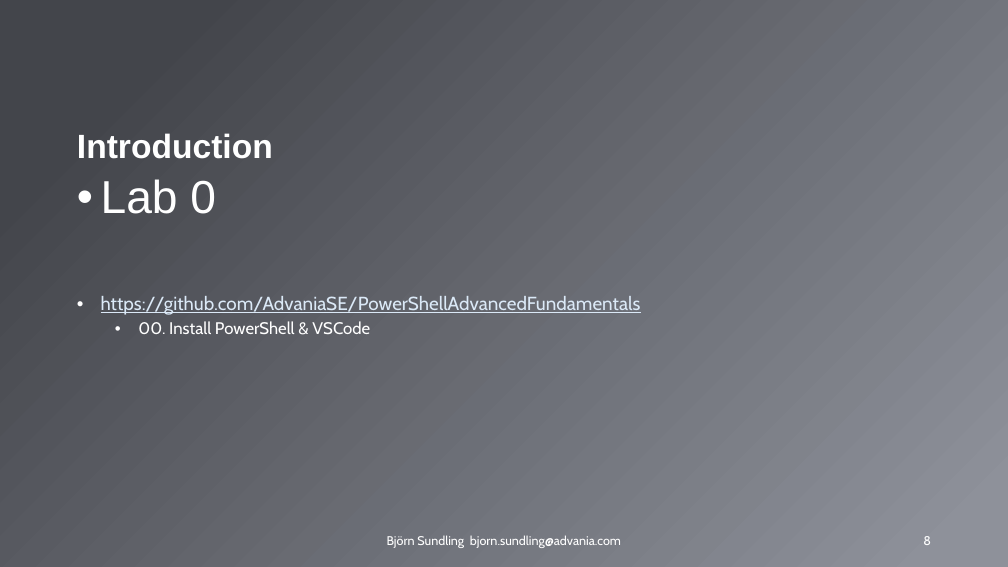
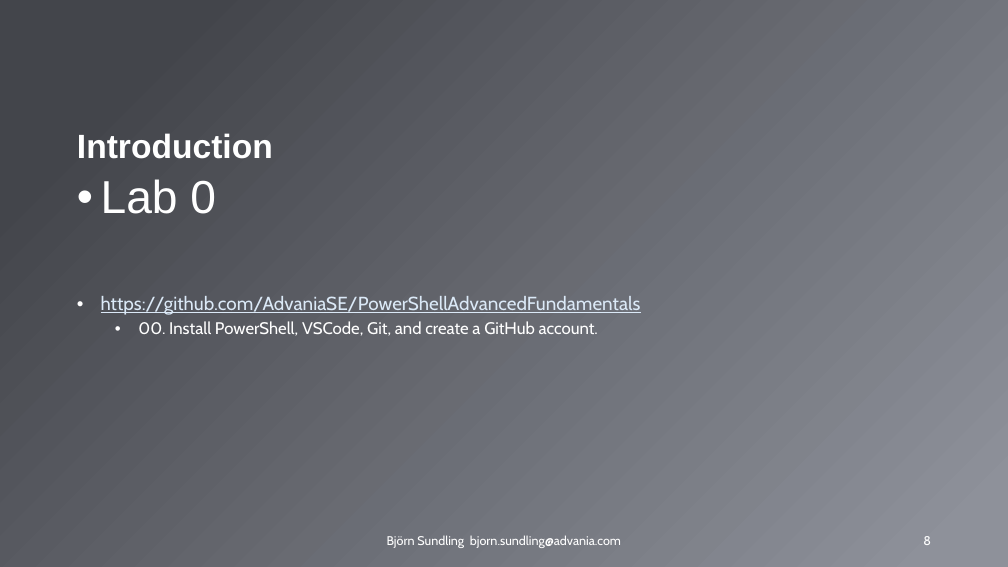
Before and after one commit to bjompen/PowerShellAdvancedFundamentals, a slide deck: slide 8 of PowerShell Advanced Fundamentals.pptx. Drawn at 1008x567 pixels with LibreOffice and Linux fonts; fonts in the diff are those of the drawing; background and template pictures are left out. Boxes give left, top, right and bottom in pixels: in the first picture for what was removed or moved away, otherwise in the second. Text is boxed around its words. In the diff, an @@ line names an element or a change of style, - is before the commit and + after.

Commit message:
PPTX

```diff
--- a/PowerShell Advanced Fundamentals.pptx
+++ b/PowerShell Advanced Fundamentals.pptx
@@ text at bbox=[138, 321, 598, 336]: text changed @@
-  • 00. Install PowerShell & VSCode
+  • 00. Install PowerShell, VSCode, Git, and create a GitHub account.
```
